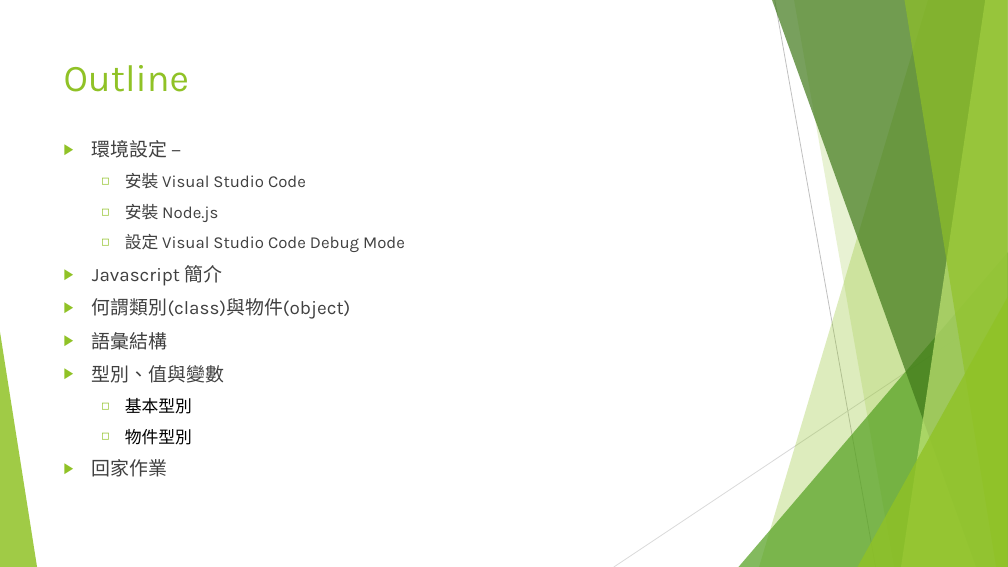
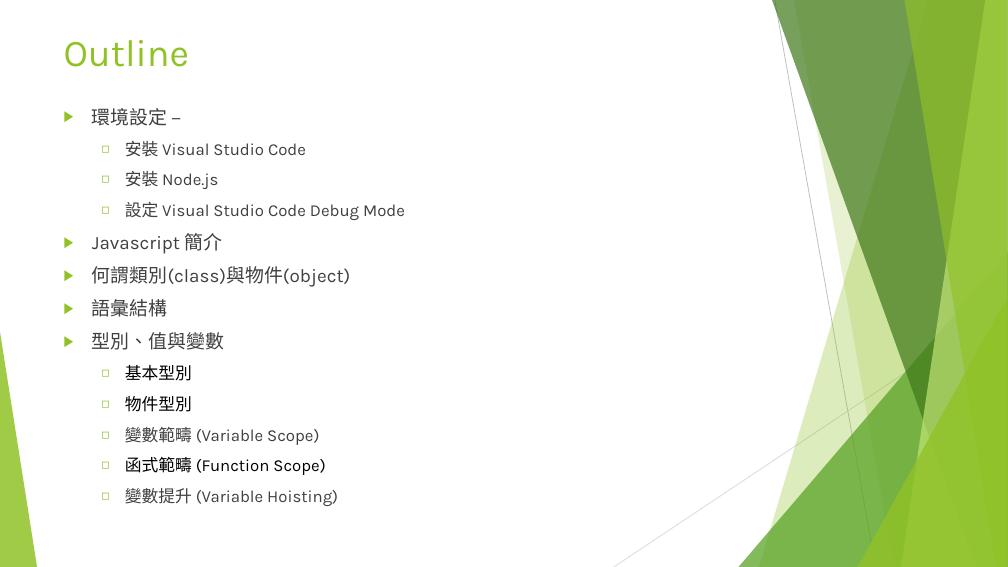
Before and after one commit to adennis1984/IntroduceWebFrontEnd, a slide deck: slide 2 of Part-1-Type-Value-Variable/Web 前端入門(一).pptx. Drawn at 1008x567 pixels with LibreOffice and Linux fonts; fonts in the diff are those of the drawing. Boxes give left, top, right and bottom in pixels: in the first picture for what was removed or moved away, otherwise in the second. Text is boxed around its words. In the diff, an @@ line names an element or a change of style, - is before the commit and + after.

```diff
--- a/Part-1-Type-Value-Variable/Web 前端入門(一).pptx
+++ b/Part-1-Type-Value-Variable/Web 前端入門(一).pptx
@@ title "Outline": place and size @@
-title "Outline" at [64, 65, 189, 92]
+title "Outline" at [64, 40, 189, 67]
@@ text "環境設定 –": place and size @@
-text "環境設定 –" at [92, 140, 405, 477]
+text "環境設定 –" at [92, 108, 405, 506]
@@ text at [125, 427, 338, 506]: text changed; size 18 to 16 pt @@
-▶ 回家作業
+  ◻ 變數範疇 (Variable Scope)
+  ◻ 函式範疇 (Function Scope)
+  ◻ 變數提升 (Variable Hoisting)
```
Also in this commit, not shown: 9 other slides changed, 1 other file.
